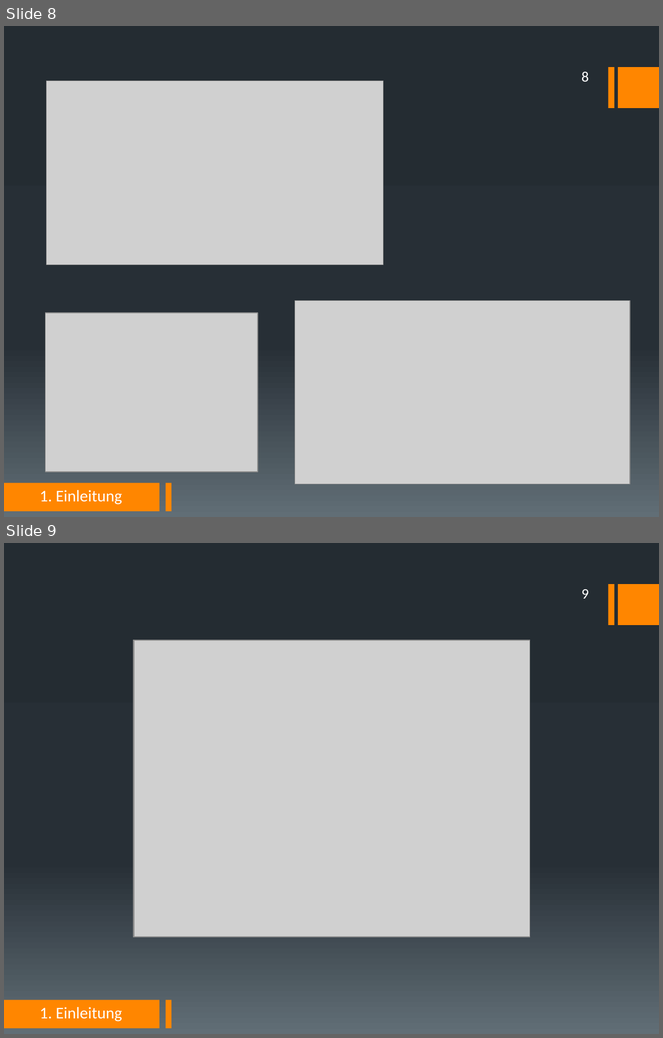
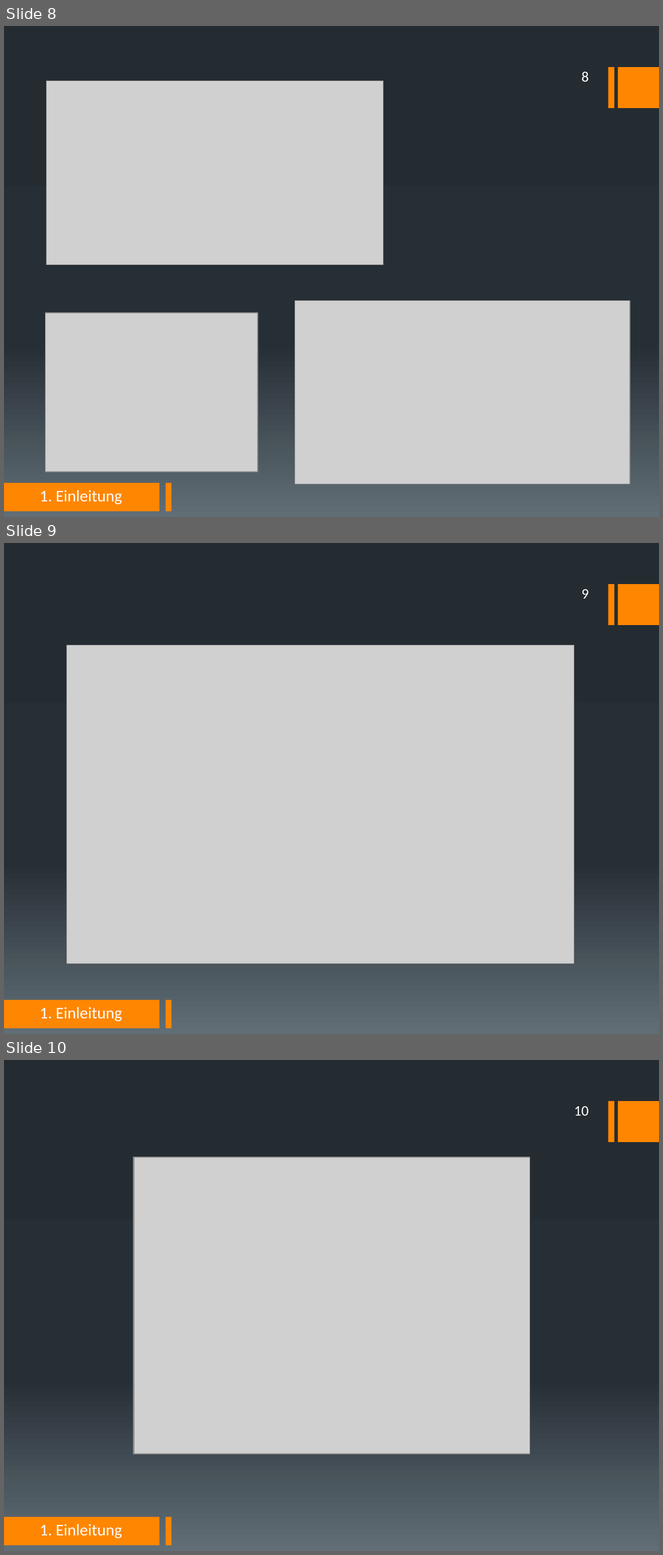
Before and after one commit to DerKleineGauss/Masterarbeit, a slide deck: Abschlussvortrag/Präsentation.pptx. Shown one above the other, each under a label of ours: slides 8 and 9 before the commit, slides 8, 9 and 10 after it. The pictures are 663x1038 and 663x1555 pixels, drawn with LibreOffice and Linux fonts; fonts in the diff are those of the drawing; grey boxes stand for pictures. Boxes give left, top, right and bottom in pixels: in the first picture for what was removed or moved away, otherwise in the second. Text is boxed around its words. In the diff, an @@ line names an element or a change of style, - is before the commit and + after.

```diff
--- a/Abschlussvortrag/Präsentation.pptx
+++ b/Abschlussvortrag/Präsentation.pptx
@@ slide 9 added at bbox=[4, 543, 659, 1034], background gradient #242C33 to #273037 to #636D76; not listed: 4 template elements that a slide beside it also shows @@
@@ page number added at bbox=[582, 589, 589, 599], 16 pt, text #FFFFFF @@
+9
@@ picture added at bbox=[67, 645, 574, 964] @@
@@ text added at bbox=[40, 1007, 123, 1022], 18 pt, text #FFFFFF @@
+1. Einleitung
@@ what was slide 9 is now slide 10 @@
@@ page number at bbox=[574, 1106, 589, 1116]: text changed @@
-9
+10
```
Also in this commit, not shown: 2 slides changed, 7 other files.
